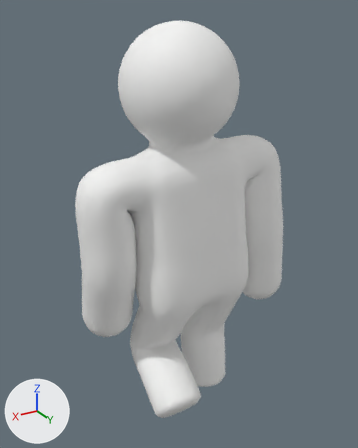
What one commit did to the glTF model blender/character.glb.
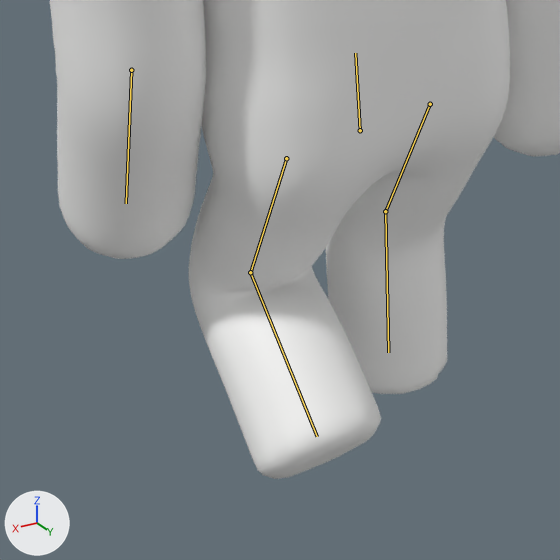
Each version is shown whole from a 50 mm lens placed at (1.15, 1.826, 1.97), pointed at (0.009, -0.076, 1.019), then close up on the part from 17% to 75% of the width and 54% to 100% of the height. The lights are fixed; the arrows at lower left show +X, +Y and +Z. The last two pictures show the newer version. Both versions are drawn at frame 16 of the action 'Walk'; the numbers are the values there. The bones that change, and the others that lie on the model, are drawn over the model as lines in the close-ups.

Names of what the first close-up shows: 'Character'.
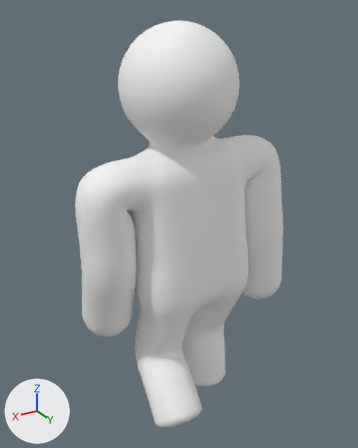
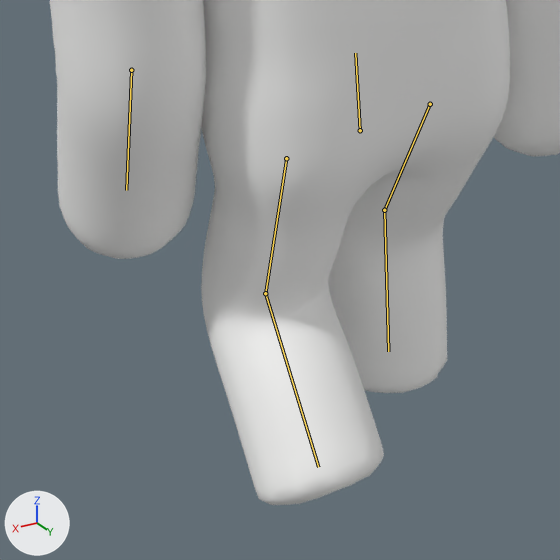
What differs and where, as boxes (x1, y1, x2, y2) in the close-ups (560 x 560 px):
'Character', posed
    before: (50, 0, 560, 479)
    after: (50, 0, 560, 505)
bone 'thigh.L', root to tip
    before: (286, 158) to (250, 272)
    after: (286, 158) to (265, 293)
bone 'shin.L', root to tip
    before: (250, 272) to (317, 436)
    after: (265, 293) to (318, 467)

What the commit changed:
Bone 'thigh.L' (bone_thigh_l) turns from (23, -1, 6) to (13, -1, 6) degrees about its own x, y and z.
Bone 'shin.L' (bone_shin_l) turns from (-73, 1, 1) to (-51, 0, 0) degrees about its own x, y and z.
